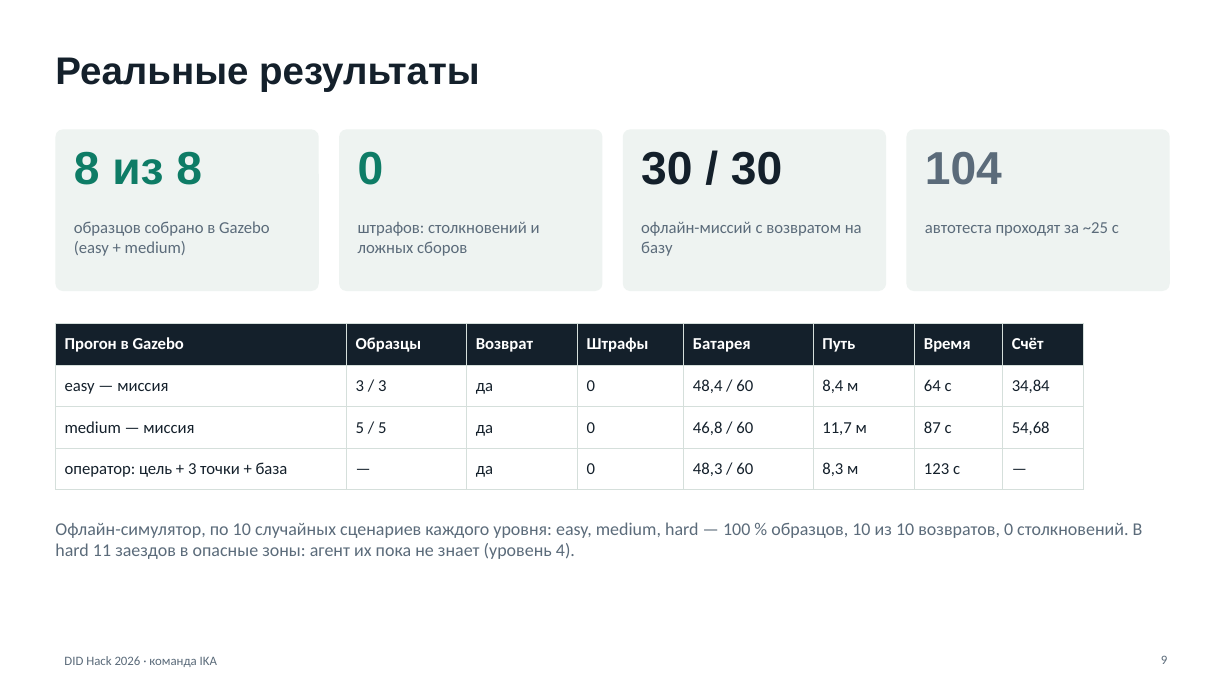
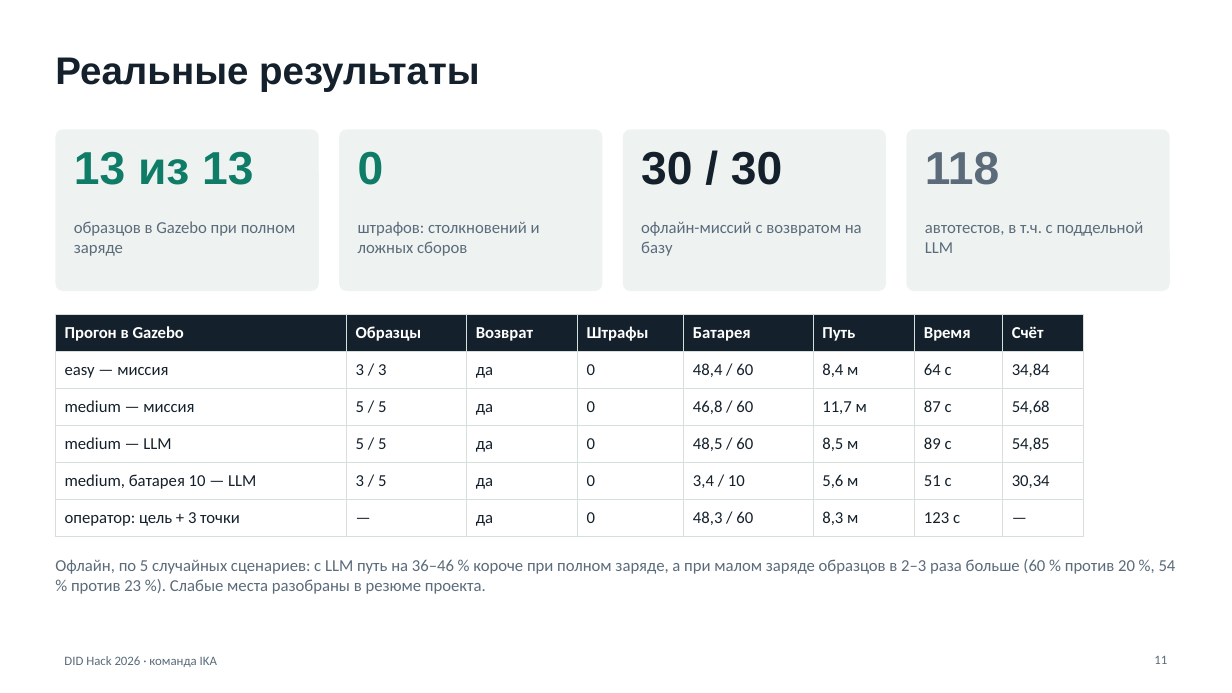
Before and after one commit to TwoToTango123/innopolis-agent-turtle, a slide deck: slide 11 of docs/DID_Hack_IKA_Защита_прототипа.pptx (slide 9 before the commit). Drawn at 1232x693 pixels with LibreOffice and Linux fonts; fonts in the diff are those of the drawing. Boxes give left, top, right and bottom in pixels: in the first picture for what was removed or moved away, otherwise in the second. Text is boxed around its words. In the diff, an @@ line names an element or a change of style, - is before the commit and + after.

```diff
--- a/docs/DID_Hack_IKA_Защита_прототипа.pptx
+++ b/docs/DID_Hack_IKA_Защита_прототипа.pptx
@@ text at box(74, 151, 253, 185): text changed @@
-8 из 8
+13 из 13
@@ text at box(925, 152, 999, 185): text changed @@
-104
+118
@@ text at box(74, 221, 296, 256): text changed @@
-образцов собрано в Gazebo (easy + medium)
+образцов в Gazebo при полном заряде
@@ text at box(925, 222, 1144, 253): text changed @@
-автотеста проходят за ~25 с
+автотестов, в т.ч. с поддельной LLM
@@ table at box(55, 314, 1084, 530) @@
-row 4: оператор: цель + 3 точки + база | — | да | 0 | 48,3 / 60 | 8,3 м | 123 с | —
+row 4: medium — LLM | 5 / 5 | да | 0 | 48,5 / 60 | 8,5 м | 89 с | 54,85
+row 5: medium, батарея 10 — LLM | 3 / 5 | да | 0 | 3,4 / 10 | 5,6 м | 51 с | 30,34
+row 6: оператор: цель + 3 точки | — | да | 0 | 48,3 / 60 | 8,3 м | 123 с | —
@@ table: place and size @@
-table at box(55, 323, 1084, 481)
+table at box(55, 314, 1084, 530)
@@ text at box(55, 559, 1176, 594): text changed; size 14 to 13 pt @@
-Офлайн-симулятор, по 10 случайных сценариев каждого уровня: easy, medium, hard — 100 % образцов, 10 из 10 возвратов, 0 столкновений. В hard 11 заездов в опасные зоны: агент их пока не знает (уровень 4).
+Офлайн, по 5 случайных сценариев: с LLM путь на 36–46 % короче при полном заряде, а при малом заряде образцов в 2–3 раза больше (60 % против 20 %, 54 % против 23 %). Слабые места разобраны в резюме проекта.
@@ page number at box(1154, 656, 1167, 664): text changed @@
-9
+11
```
Also in this commit, not shown: 8 other slides changed, 2 slides added.
